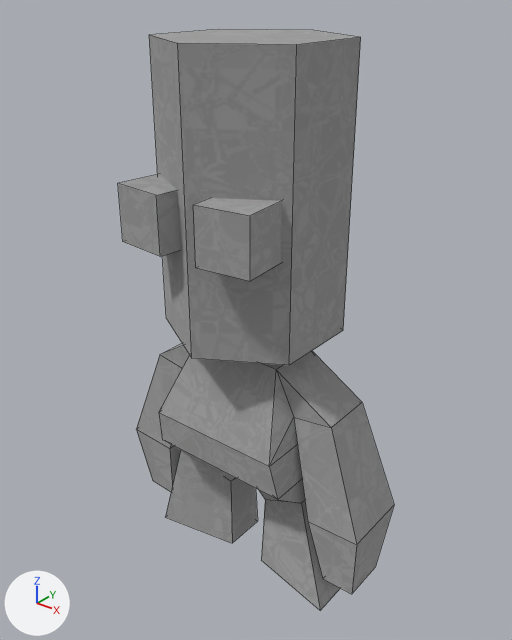
Before and after pictures for a commit that changed the Blender file Blender Models/ModelKerbal.blend.
Both versions are drawn from a 50 mm lens placed at (0.448, -0.543, 0.416), pointed at (0.001, 0.015, 0.07). The lights are fixed; the arrows at lower left show +X, +Y and +Z. Mesh edges are drawn as thin lines.

The older version as bpy lines, for what is in view:
```python
me_cube_001 = bpy.data.meshes.new('Cube.001')
me_cube_001.from_pydata(...)  # 90 vertices, 83 faces; spans x -0.171..0.171, y -0.102..0.111, z -0.258..0.366
me_cube_001.materials.append(mat_material_001)  # its picture is missing
# before: 10 (0.129, -0.024, -0.258) at pixel (320, 610), 11 (0.129, 0.064, -0.258), 12 (0.024, -0.004, -0.258) at pixel (261, 560), 13 (0.024, 0.05, -0.258), 52 (-0.129, -0.024, -0.258) at pixel (165, 517)
# before: 53 (-0.129, 0.064, -0.258), 54 (-0.024, -0.004, -0.258) at pixel (232, 543), 55 (-0.024, 0.05, -0.258) at pixel (257, 521)
ob_cube = bpy.data.objects.new('Cube', me_cube_001)
ob_cube.location = (0.0, 0.0, 0.0)
```
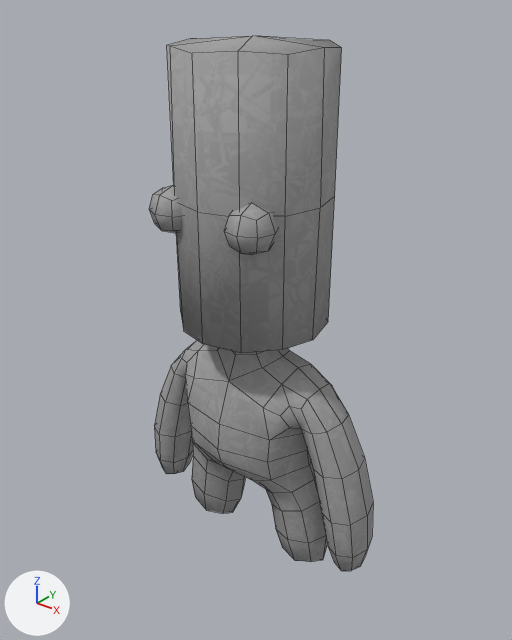
The newer file is also turned or shifted as a whole; pictures and numbers use the older file's frame.

Location of each change, [x1, y1, x2, y2] in pixels of the pictures (512 x 640 px; the box of a moved part takes in the faces that stretch with it):
```json
{"object": "Cube", "change": "reshaped, modifiers changed", "before": [118, 29, 394, 611], "after": [149, 36, 373, 571], "on screen": "19% narrower, 8% shorter"}
{"part": 1, "of": "me_cube_001", "change": "moved or reshaped", "before": [193, 198, 282, 281], "after": [225, 203, 278, 255]}
{"part": 2, "of": "me_cube_001", "change": "moved or reshaped", "before": [118, 174, 180, 256], "after": [149, 185, 182, 233]}
{"part": 3, "of": "me_cube_001", "change": "moved or reshaped", "before": [165, 451, 340, 611], "after": [192, 456, 327, 562]}
{"part": 4, "of": "me_cube_001", "change": "shading changed", "before": [136, 29, 394, 594], "after": [154, 36, 373, 571]}
```

Edits to the scene script, one JSON object a line:
```json
{"block": "me_cube_001", "where": "# used by ob_cube; location = (0.0, 0.0, 0.0)"}
{"block": "me_cube_001", "where": "# verts and faces of me_cube_001; kept vertices keep their numbers, new ones are numbered from 90"}
{"op": "remove", "block": "me_cube_001", "code": "me_cube_001.from_pydata(...)  # 90 vertices, 83 faces; spans x -0.171..0.171, y -0.102..0.111, z -0.258..0.366"}
{"op": "add", "block": "me_cube_001", "code": "me_cube_001.from_pydata(...)  # 90 vertices, 83 faces; spans x -0.171..0.171, y -0.089..0.111, z -0.254..0.366"}
{"block": "me_cube_001", "change": "me_cube_001 part 1: the loose piece of 8 vertices spanning x 0.017..0.083, y -0.102..-0.036, z 0.174..0.234 is moved by (0.0, 0.016, 0.0)"}
{"block": "me_cube_001", "change": "me_cube_001 part 2: the loose piece of 8 vertices spanning x -0.083..-0.017, y -0.102..-0.036, z 0.174..0.234 is moved by (0.0, 0.016, 0.0)"}
{"block": "me_cube_001", "change": "me_cube_001 part 3"}
{"op": "add", "block": "me_cube_001", "code": "for i in [*range(10, 14), *range(52, 56)]: verts[i] += (0.0, 0.0, 0.004)"}
{"block": "me_cube_001", "change": "me_cube_001 part 4: 71 kept faces spanning x -0.171..0.171, y -0.089..0.111, z -0.254..0.366 are now shaded smooth"}
{"op": "add", "block": "ob_cube", "code": "_m = ob_cube.modifiers.new('Subsurf', 'SUBSURF')"}
{"op": "add", "block": "ob_cube", "code": "_m.render_levels = 1"}
```
